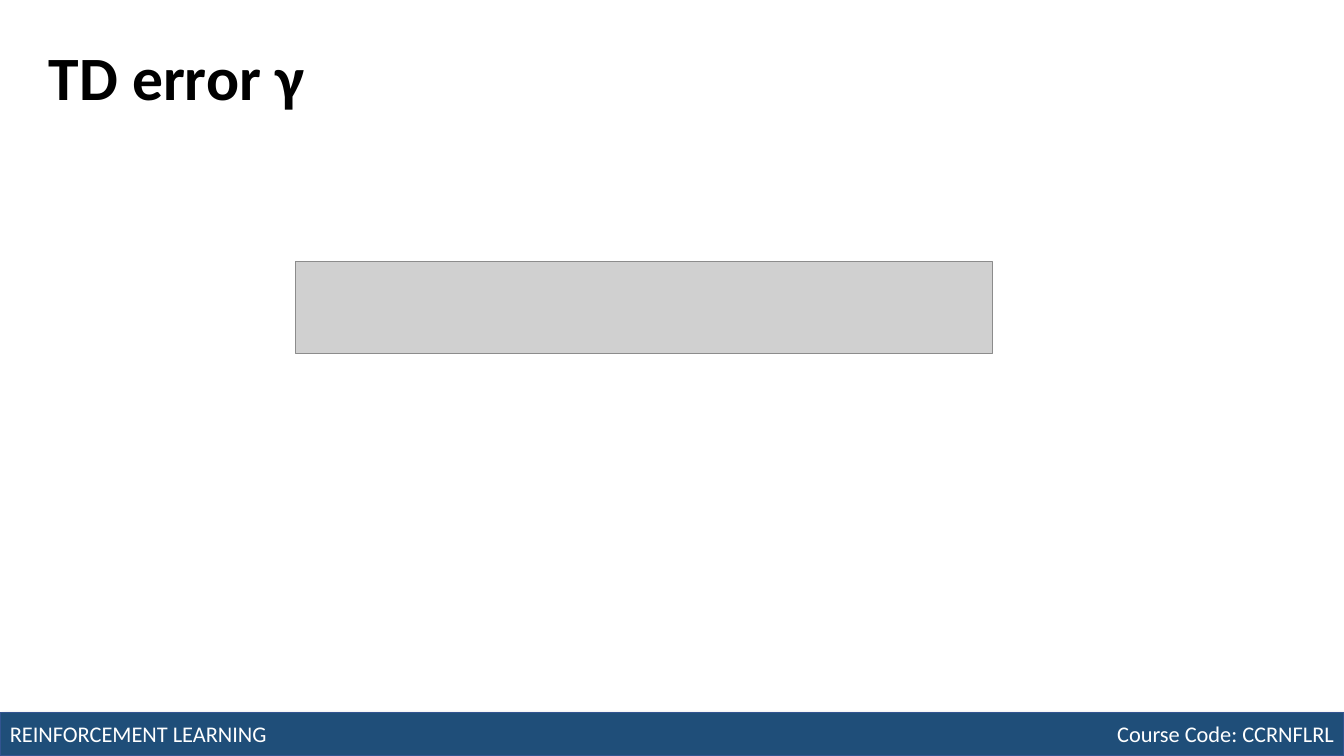
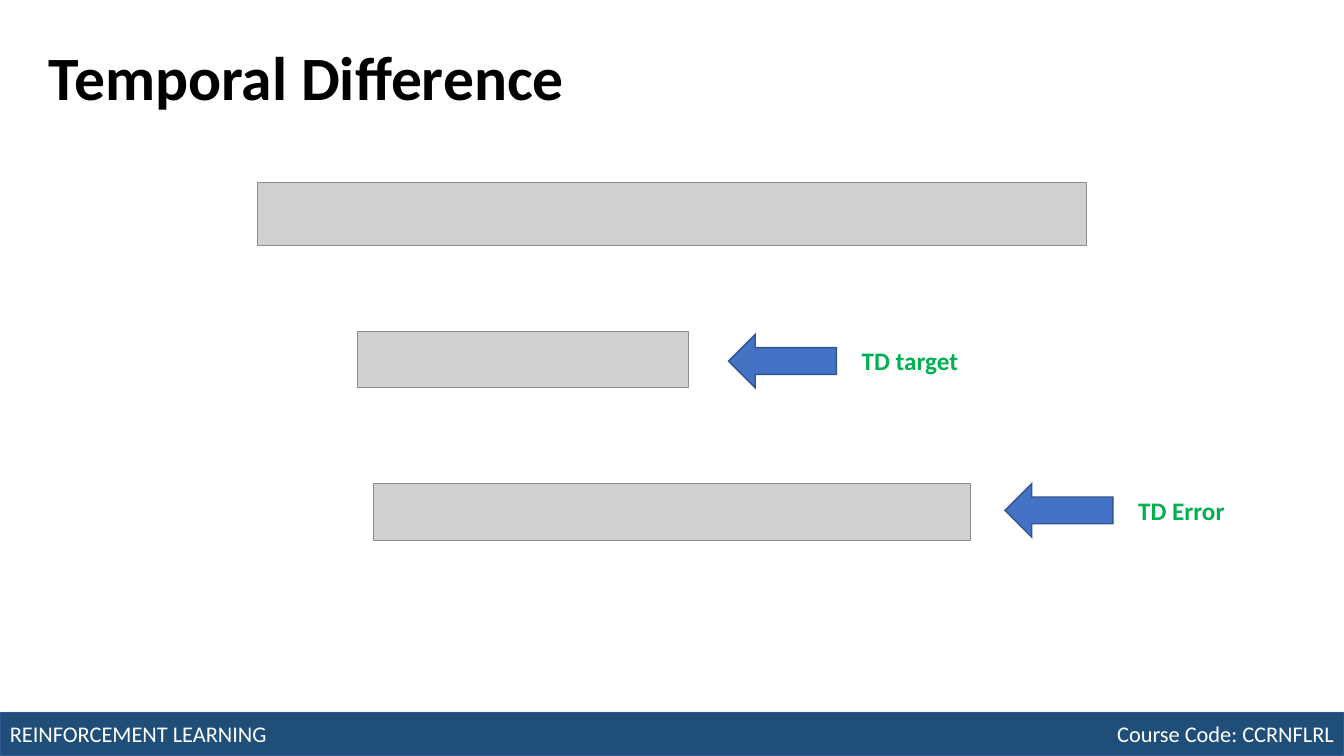
Before and after one commit to robitussin/CCRNFLRL, a slide deck: slide 6 of week_9-10/Module 7 - Temporal Difference Learning.pptx (slide 9 before the commit). Drawn at 1344x756 pixels with LibreOffice and Linux fonts; fonts in the diff are those of the drawing; grey boxes stand for pictures. Boxes give left, top, right and bottom in pixels: in the first picture for what was removed or moved away, otherwise in the second. Text is boxed around its words. In the diff, an @@ line names an element or a change of style, - is before the commit and + after.

```diff
--- a/week_9-10/Module 7 - Temporal Difference Learning.pptx
+++ b/week_9-10/Module 7 - Temporal Difference Learning.pptx
@@ title at [49, 56, 564, 110]: text changed @@
-TD error γ
+Temporal Difference
@@ picture added at [258, 182, 1087, 245] @@
@@ picture removed at [295, 262, 993, 354] @@
@@ picture added at [358, 331, 689, 387] @@
@@ left arrow added at [729, 335, 837, 388], fill #4472C4, outline #325491 1 pt @@
@@ text added at [862, 353, 958, 375], 18 pt, text #00B050, bold @@
+TD target
@@ picture added at [373, 484, 971, 540] @@
@@ left arrow added at [1005, 484, 1113, 537], fill #4472C4, outline #325491 1 pt @@
@@ text added at [1138, 503, 1224, 521], 18 pt, text #00B050, bold @@
+TD Error
```
Also in this commit, not shown: 11 other slides changed, 3 slides removed.
